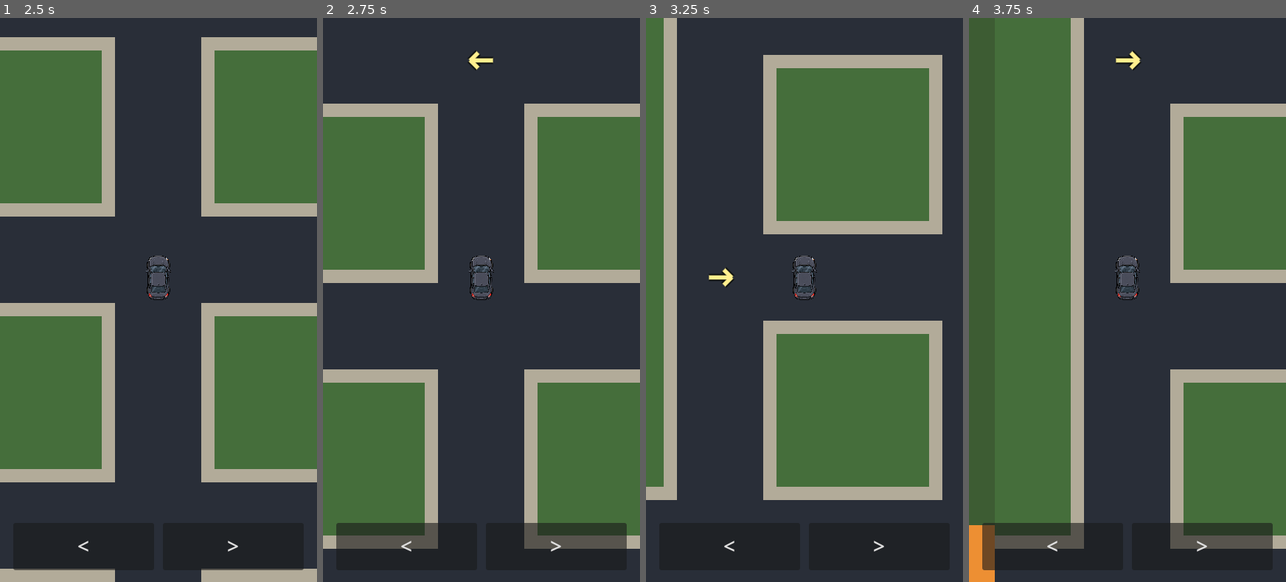
Above: before the commit, frames 1-4 (left to right).
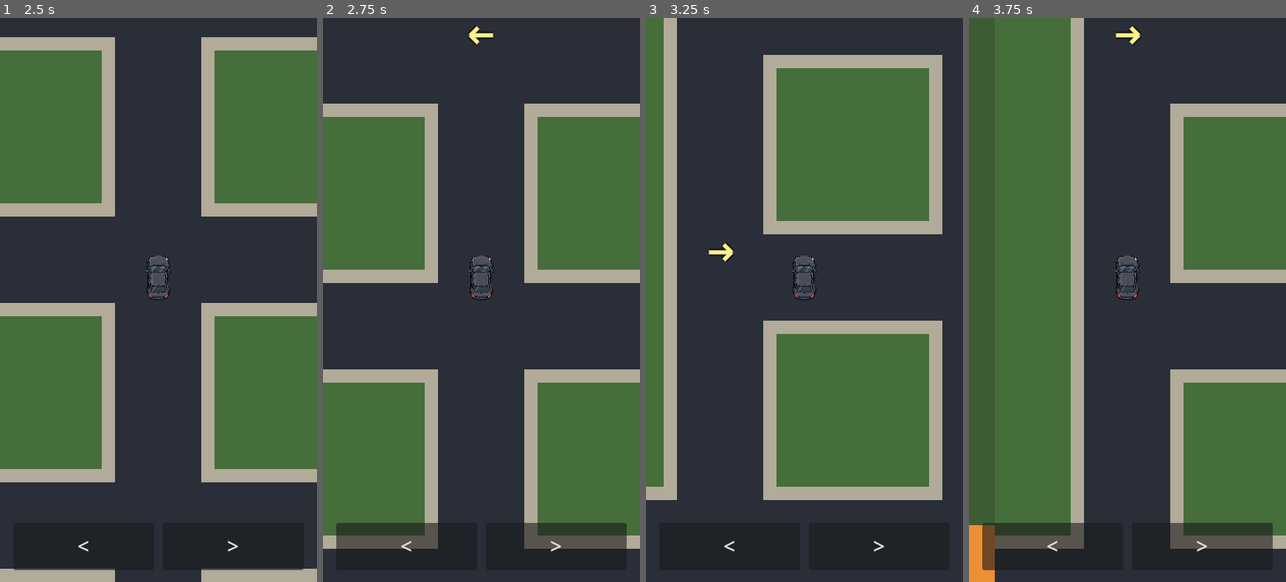
Above: after the commit, the same moments.

Repository: patrickcallahancomedy/comedian
Game: Godot game, scene res://scenes/drive/drive_module.tscn
Same seed, same stepped clock (60 frames per second), same inputs: the game is played once before the commit and once after it.
Inputs (mouse positions are in pixels of both pictures, inside the frame that each line leads up to):
- Up to frame 1 (2.5 s): click "START" at 0.5 s; tap Enter (ui_accept) at 1.25, 1.52 s; move the mouse to (228, 271) at 1.27 s; hold Right 1.28-2 s; tap Space at 1.35 s; click (228, 271) at 1.42 s; drag from (95, 328) to (142, 412) at 2.02 s
- Up to frame 2 (2.75 s): no input
- Up to frame 3 (3.25 s): move the mouse to (836, 175) at 2.77 s; hold Right from 2.78 s (still down); tap Space at 2.85 s
- Up to frame 4 (3.75 s): release Right at 3.5 s; drag from (1111, 412) to (1032, 215) at 3.52 s

Frame 1 is identical in both runs. In frame 2, 0.3% of the frame differs, in the area x 45-54%, y 1-10%; in frame 3, 0.3%; in frame 4, 0.3%.

Commit message:
Keep turn arrows clear of the car

Diff:
--- a/godot/scripts/drive/drive_navigation.gd
+++ b/godot/scripts/drive/drive_navigation.gd
@@ -11,6 +11,7 @@
 const ARROW_SHADOW := Color(0.04, 0.05, 0.04, 0.9)
 const ARROW_LENGTH := 30.0
 const ARROW_HEAD := 10.0
+const ARROW_VERTICAL_OFFSET := -34.0
 
 @onready var drive = $"../CityMap"
 @onready var status_label: Label = $"../StatusLabel"
@@ -76,7 +77,11 @@
 		_:
 			return
 
-	_draw_arrow(drive._world_to_screen(world_position), turn)
+	# Keep the marker inside the road intersection but above the centered car.
+	_draw_arrow(
+		drive._world_to_screen(world_position) + Vector2(0.0, ARROW_VERTICAL_OFFSET),
+		turn
+	)
 
 
 func _current_turn_hint() -> Dictionary:
